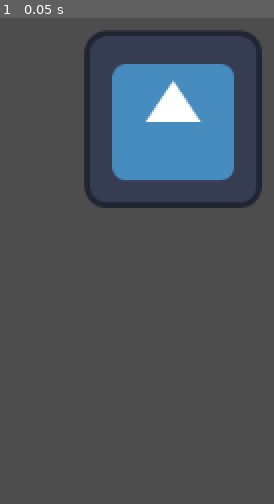
Above: before the commit, frame 1.
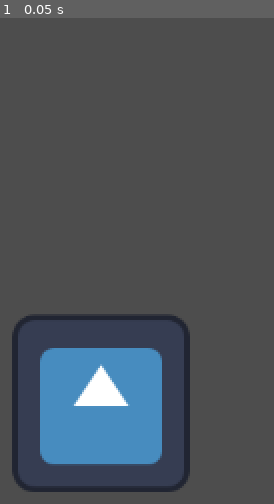
Above: after the commit, the same moment.

Repository: TECHNOCRAFT27/The-Very-Serious-Juniper-Dev-Game-Jam
Game: Godot game, scene res://game level/Test leve.tscn
Same seed, same stepped clock (60 frames per second), same inputs: the game is played once before the commit and once after it. This scene is started directly instead of the project's main scene. The engine's default icon, where the game draws it, is replaced by a stand-in: a white triangle on a blue panel in a dark square.
Inputs:
- Up to frame 1 (0.05 s): no input

The runs differ from the first frame. In frame 1, 27% of the frame differs, in the area x 4-96%, y 2-98%.

Commit message:
Refactor code structure for improved readability and maintainability

Diff:
--- a/doshin-kidult/game level/Test leve.tscn
+++ b/doshin-kidult/game level/Test leve.tscn
@@ -5,5 +5,5 @@
 [node name="TestLeve" type="Node2D" unique_id=902212400]
 
 [node name="Icon" type="Sprite2D" parent="." unique_id=823968402]
-position = Vector2(618, 333)
+position = Vector2(566, 538)
 texture = ExtResource("1_4k7b2")
--- /dev/null
+++ b/doshin-kidult/game script/player.gd
@@ -0,0 +1,15 @@
+extends CharacterBody2D
+
+@export var speed = 400
+@export var rotation_speed = 1.5
+
+var rotation_direction = 0
+
+func get_input():
+	rotation_direction = Input.get_axis("left", "right")
+	velocity = transform.x * Input.get_axis("down", "up") * speed
+
+func _physics_process(delta):
+	get_input()
+	rotation += rotation_direction * rotation_speed * delta
+	move_and_slide()
--- a/doshin-kidult/game script/player.tscn
+++ b/doshin-kidult/game script/player.tscn
@@ -1,3 +1,20 @@
 [gd_scene format=3 uid="uid://cs5npy5ujldi3"]
 
+[ext_resource type="Script" uid="uid://cokv8iq5xa05t" path="res://game script/player.gd" id="1_a7g62"]
+[ext_resource type="Texture2D" uid="uid://4itu6yvish5" path="res://icon.svg" id="2_3bhpi"]
+
+[sub_resource type="RectangleShape2D" id="RectangleShape2D_flg6w"]
+size = Vector2(95.5, 99)
+
 [node name="Player" type="Node2D" unique_id=1744718388]
+
+[node name="CharacterBody2D" type="CharacterBody2D" parent="." unique_id=791658648]
+script = ExtResource("1_a7g62")
+
+[node name="CollisionShape2D" type="CollisionShape2D" parent="CharacterBody2D" unique_id=1231994109]
+position = Vector2(0, 3)
+shape = SubResource("RectangleShape2D_flg6w")
+
+[node name="Sprite2D" type="Sprite2D" parent="CharacterBody2D/CollisionShape2D" unique_id=288154442]
+position = Vector2(1, -1)
+texture = ExtResource("2_3bhpi")
--- a/doshin-kidult/project.godot
+++ b/doshin-kidult/project.godot
@@ -29,6 +29,33 @@
 "res://game ui/": "purple"
 }
 
+[input]
+
+left={
+"deadzone": 0.2,
+"events": [Object(InputEventKey,"resource_local_to_scene":false,"resource_name":"","device":-1,"window_id":0,"alt_pressed":false,"shift_pressed":false,"ctrl_pressed":false,"meta_pressed":false,"pressed":false,"keycode":0,"physical_keycode":65,"key_label":0,"unicode":97,"location":0,"echo":false,"script":null)
+, Object(InputEventKey,"resource_local_to_scene":false,"resource_name":"","device":-1,"window_id":0,"alt_pressed":false,"shift_pressed":false,"ctrl_pressed":false,"meta_pressed":false,"pressed":false,"keycode":0,"physical_keycode":4194319,"key_label":0,"unicode":0,"location":0,"echo":false,"script":null)
+]
+}
+right={
+"deadzone": 0.2,
+"events": [Object(InputEventKey,"resource_local_to_scene":false,"resource_name":"","device":-1,"window_id":0,"alt_pressed":false,"shift_pressed":false,"ctrl_pressed":false,"meta_pressed":false,"pressed":false,"keycode":0,"physical_keycode":68,"key_label":0,"unicode":100,"location":0,"echo":false,"script":null)
+, Object(InputEventKey,"resource_local_to_scene":false,"resource_name":"","device":-1,"window_id":0,"alt_pressed":false,"shift_pressed":false,"ctrl_pressed":false,"meta_pressed":false,"pressed":false,"keycode":0,"physical_keycode":4194321,"key_label":0,"unicode":0,"location":0,"echo":false,"script":null)
+]
+}
+"up "={
+"deadzone": 0.2,
+"events": [Object(InputEventKey,"resource_local_to_scene":false,"resource_name":"","device":-1,"window_id":0,"alt_pressed":false,"shift_pressed":false,"ctrl_pressed":false,"meta_pressed":false,"pressed":false,"keycode":0,"physical_keycode":87,"key_label":0,"unicode":119,"location":0,"echo":false,"script":null)
+, Object(InputEventKey,"resource_local_to_scene":false,"resource_name":"","device":-1,"window_id":0,"alt_pressed":false,"shift_pressed":false,"ctrl_pressed":false,"meta_pressed":false,"pressed":false,"keycode":0,"physical_keycode":4194320,"key_label":0,"unicode":0,"location":0,"echo":false,"script":null)
+]
+}
+down={
+"deadzone": 0.2,
+"events": [Object(InputEventKey,"resource_local_to_scene":false,"resource_name":"","device":-1,"window_id":0,"alt_pressed":false,"shift_pressed":false,"ctrl_pressed":false,"meta_pressed":false,"pressed":false,"keycode":0,"physical_keycode":83,"key_label":0,"unicode":115,"location":0,"echo":false,"script":null)
+, Object(InputEventKey,"resource_local_to_scene":false,"resource_name":"","device":-1,"window_id":0,"alt_pressed":false,"shift_pressed":false,"ctrl_pressed":false,"meta_pressed":false,"pressed":false,"keycode":0,"physical_keycode":4194322,"key_label":0,"unicode":0,"location":0,"echo":false,"script":null)
+]
+}
+
 [physics]
 
 3d/physics_engine="Jolt Physics"
Not shown, removed: doshin-kidult/export_presets.cfg
Not shown, added: doshin-kidult/game script/player.gd.uid
Not shown, changed: concept.drawio
Not shown, changed: gdd.md
Not shown, added: image-1.png
Not shown, added: image-2.png
